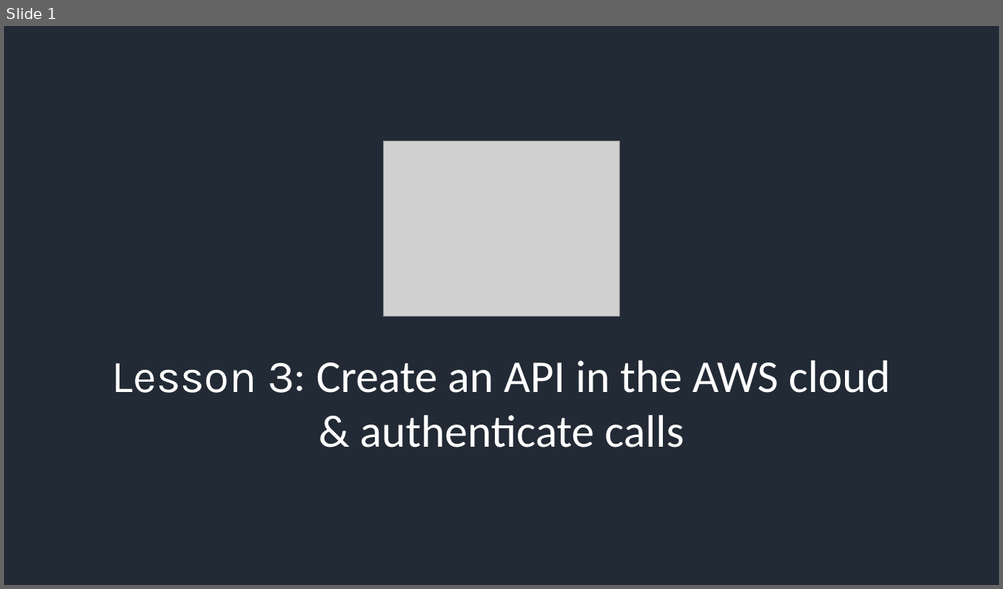
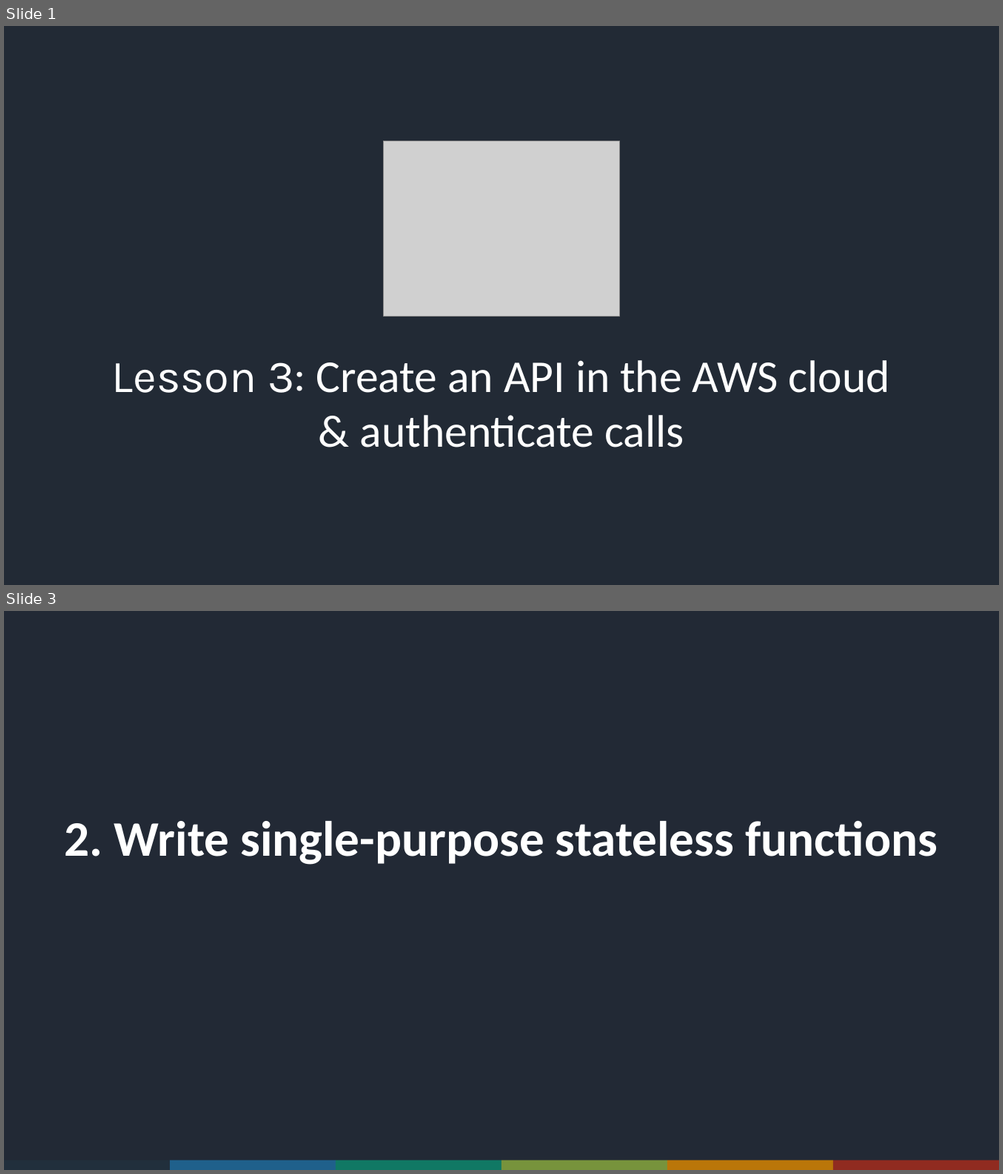
Before and after one commit to ACloudGuru/serverless-workshop, a slide deck: lesson-3/Slides.pptx. Shown one above the other, each under a label of ours: slide 1 before the commit, slides 1 and 3 after it; the slides between them are not shown. The pictures are 1003x589 and 1003x1174 pixels, drawn with LibreOffice and Linux fonts; fonts in the diff are those of the drawing; grey boxes stand for pictures; background and template pictures are left out. Boxes give left, top, right and bottom in pixels: in the first picture for what was removed or moved away, otherwise in the second. Text is boxed around its words. In the diff, an @@ line names an element or a change of style, - is before the commit and + after.

```diff
--- a/lesson-3/Slides.pptx
+++ b/lesson-3/Slides.pptx
@@ slide 3 added at <box>4,611,999,1170</box>, background #222935 @@
@@ text added at <box>65,820,936,865</box>, 48 pt, text #FFFFFF, bold @@
+2. Write single-purpose stateless functions
@@ group added at <box>5,1161,999,1170</box>: 6 rectangles @@
```
Also in this commit, not shown: 3 slides changed, 4 other slides added, 5 slides removed, 3 other files.
